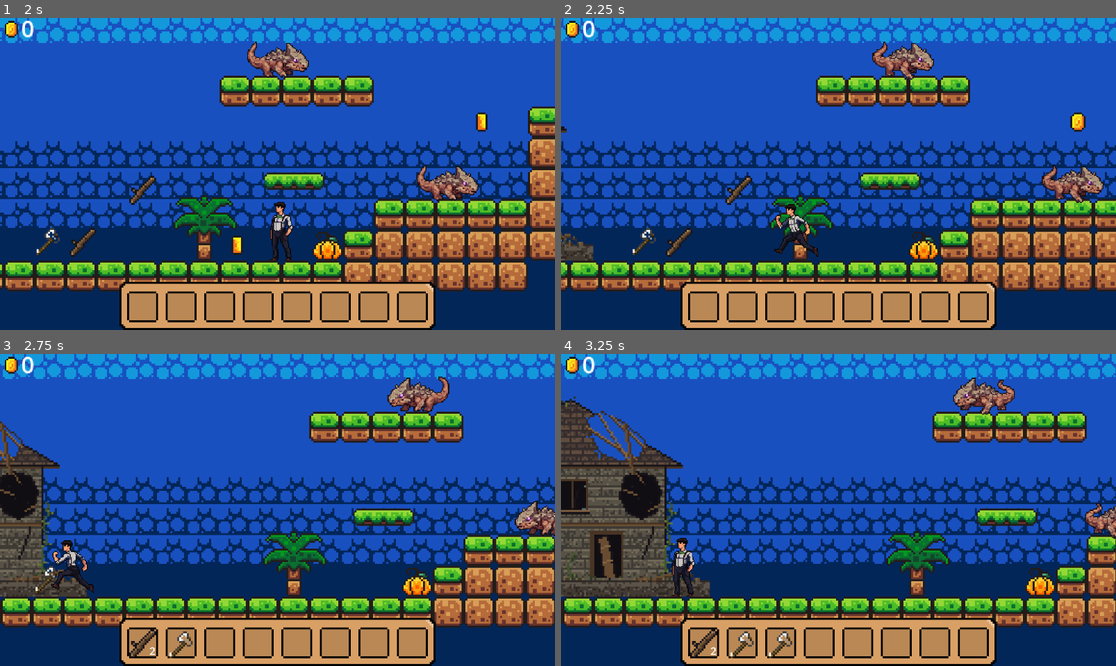
Above: before the commit, frames 1-4 (two rows, left to right).
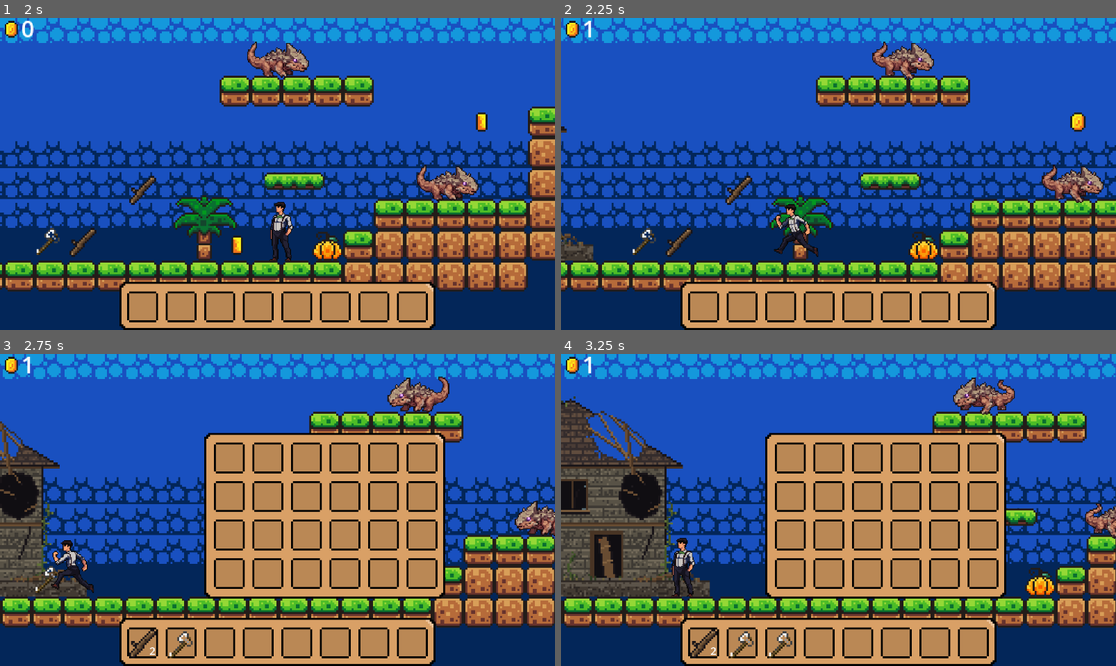
Above: after the commit, the same moments.

Repository: mohawk2409/survive
Game: Godot game, scene res://scenes/game.tscn
Same seed, same stepped clock (60 frames per second), same inputs: the game is played once before the commit and once after it.
Inputs (mouse positions are in pixels of both pictures, inside the frame that each line leads up to):
- Up to frame 1 (2 s): drag from (144, 308) to (371, 301) at 0.52 s; drag from (183, 308) to (371, 301) at 1.27 s
- Up to frame 2 (2.25 s): move the mouse to (783, 308) at 2.02 s; hold Left (move_left) from 2.03 s (still down); tap F (fly) at 2.1 s; click (783, 308) at 2.17 s
- Up to frame 3 (2.75 s): keep holding Left (move_left); tap E (i) at 2.3 s
- Up to frame 4 (3.25 s): release Left (move_left) at 2.75 s; drag from (821, 644) to (1093, 513) at 2.77 s

Frame 1 is identical in both runs. In frame 2, less than 0.1% of the frame differs, in the area x 4-7%, y 0-7%; in frame 3, 23%; in frame 4, 23%, in the area x 4-81%, y 0-79%.
Error before the commit: Invalid access to property or key 'visible' on a base object of type 'null instance'. (res://inventory/inv_ui.gd:30)

Commit message:
Possibility to drag and drop items from inv to bottom slots

Diff:
--- a/inventory/inv_ui.tscn
+++ b/inventory/inv_ui.tscn
@@ -113,13 +113,3 @@
 
 [node name="Inv_UI_slot24" parent="NinePatchRect/GridContainer" unique_id=950799303 instance=ExtResource("3_dn3an")]
 layout_mode = 2
-
-[node name="HeldItem" type="TextureRect" parent="." unique_id=1712733440]
-custom_minimum_size = Vector2(16, 16)
-layout_mode = 0
-offset_left = 3.5
-offset_top = 74.0
-offset_right = 19.5
-offset_bottom = 90.0
-mouse_filter = 2
-expand_mode = 1
--- a/inventory/player_inv.tres
+++ b/inventory/player_inv.tres
@@ -99,7 +99,39 @@
 script = ExtResource("2_h4yv7")
 metadata/_custom_type_script = "uid://20goll46fk3t"
 
+[sub_resource type="Resource" id="Resource_5newe"]
+script = ExtResource("2_h4yv7")
+metadata/_custom_type_script = "uid://20goll46fk3t"
+
+[sub_resource type="Resource" id="Resource_37s47"]
+script = ExtResource("2_h4yv7")
+metadata/_custom_type_script = "uid://20goll46fk3t"
+
+[sub_resource type="Resource" id="Resource_bt5mj"]
+script = ExtResource("2_h4yv7")
+metadata/_custom_type_script = "uid://20goll46fk3t"
+
+[sub_resource type="Resource" id="Resource_e1j6l"]
+script = ExtResource("2_h4yv7")
+metadata/_custom_type_script = "uid://20goll46fk3t"
+
+[sub_resource type="Resource" id="Resource_pl11u"]
+script = ExtResource("2_h4yv7")
+metadata/_custom_type_script = "uid://20goll46fk3t"
+
+[sub_resource type="Resource" id="Resource_bhx41"]
+script = ExtResource("2_h4yv7")
+metadata/_custom_type_script = "uid://20goll46fk3t"
+
+[sub_resource type="Resource" id="Resource_qnb83"]
+script = ExtResource("2_h4yv7")
+metadata/_custom_type_script = "uid://20goll46fk3t"
+
+[sub_resource type="Resource" id="Resource_sww3w"]
+script = ExtResource("2_h4yv7")
+metadata/_custom_type_script = "uid://20goll46fk3t"
+
 [resource]
 script = ExtResource("3_q1r45")
-slots = Array[ExtResource("2_h4yv7")]([SubResource("Resource …(681 unchanged characters)… e_knutq"), SubResource("Resource_7fuvg")])
+slots = Array[ExtResource("2_h4yv7")]([SubResource("Resource …(681 unchanged characters)… e_knutq"), SubResource("Resource_7fuvg"), SubResource("Resource_5newe"), SubResource("Resource_37s47"), SubResource("Resource_bt5mj"), SubResource("Resource_e1j6l"), SubResource("Resource_pl11u"), SubResource("Resource_bhx41"), SubResource("Resource_qnb83"), SubResource("Resource_sww3w")])
 metadata/_custom_type_script = "uid://c85u0bwmmlvf"
--- a/scenes/game.tscn
+++ b/scenes/game.tscn
@@ -358,14 +358,18 @@
 grow_vertical = 0
 
 [node name="inv_ui" parent="CanvasLayer/Control" unique_id=878879538 instance=ExtResource("11_1kice")]
-visible = false
 z_index = 2
 z_as_relative = false
 layout_mode = 1
-offset_left = 41.0
-offset_top = -83.0
-offset_right = 41.29599
-offset_bottom = -82.94401
+anchors_preset = 8
+anchor_left = 0.5
+anchor_top = 0.5
+anchor_right = 0.5
+anchor_bottom = 0.5
+offset_left = 87.0
+offset_top = 22.0
+offset_right = 205.68
+offset_bottom = 99.880005
 script = null
 
 [node name="Score" parent="CanvasLayer/Control" unique_id=1507311229 instance=ExtResource("9_0tnpc")]
@@ -374,6 +378,16 @@
 offset_bottom = 6.375
 scale = Vector2(1, 1)
 
+[node name="HeldItem" type="TextureRect" parent="CanvasLayer/Control" unique_id=239567465]
+custom_minimum_size = Vector2(16, 16)
+layout_mode = 0
+offset_left = 3.5
+offset_top = 74.0
+offset_right = 19.5
+offset_bottom = 90.0
+mouse_filter = 2
+expand_mode = 1
+
 [node name="House" parent="." unique_id=1347396065 instance=ExtResource("11_kvpfn")]
 position = Vector2(-169, 3)
 
--- a/scripts/game.gd
+++ b/scripts/game.gd
@@ -1,7 +1,7 @@
 extends Node2D
 
 const Scores = preload("uid://c0hxu03wlcdic")
-@onready var score: Control = $CanvasLayer/Score
+@onready var score: Control = $CanvasLayer/Control/Score
 
 @export var item: InvItem
 var player = null
